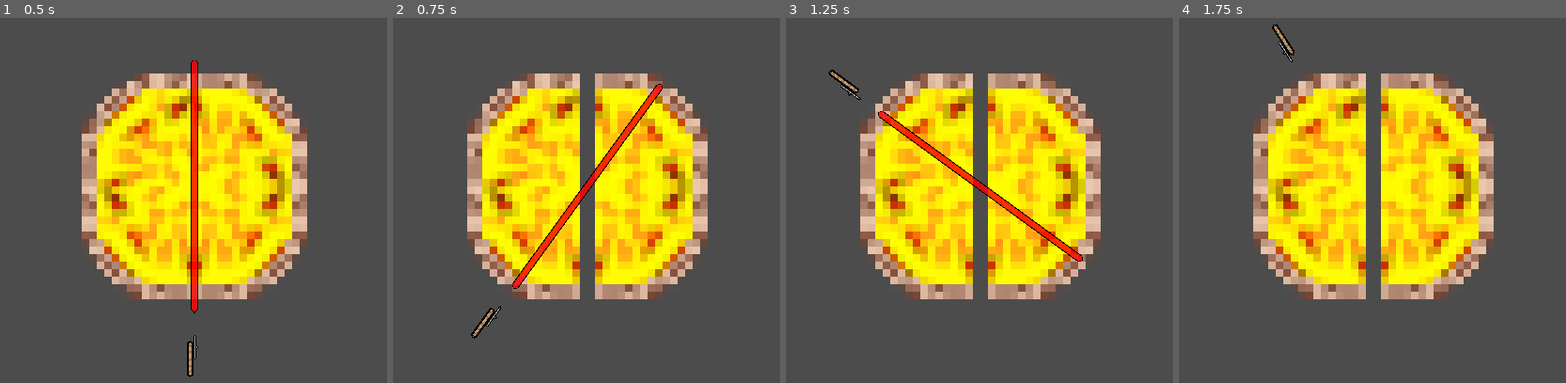
Above: before the commit, frames 1-4 (left to right).
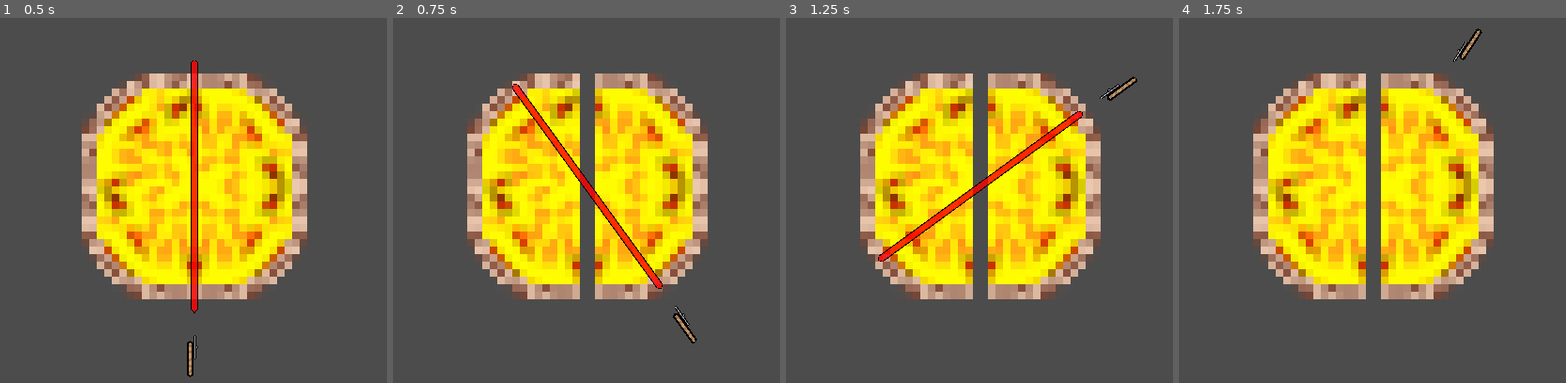
Above: after the commit, the same moments.

Repository: swashdev/minigame-madness
Game: Godot game, scene res://mini/za/scenes/za_minigame.tscn
Same seed, same stepped clock (60 frames per second), same inputs: the game is played once before the commit and once after it. This scene is started directly instead of the project's main scene.
Inputs:
- Up to frame 1 (0.5 s): no input
- Up to frame 2 (0.75 s): tap Enter at 0.5 s; hold Right (move_right) from 0.53 s (still down); hold Space (action) from 0.53 s (still down)
- Up to frame 3 (1.25 s): keep holding Right (move_right); keep holding Space (action); tap Up (move_up) at 0.77 s
- Up to frame 4 (1.75 s): keep holding Right (move_right); release Space (action) at 1.28 s; tap Space (action) at 1.35 s; tap Up (move_up) at 1.52 s

Frame 1 is identical in both runs. In frame 2, 3.0% of the frame differs, in the area x 20-79%, y 18-90%; in frame 3, 3.0%; in frame 4, 0.4%.

Commit message:
[ZA] reverse the slicer's movement.
The way I coded it made the slicer move conter-clockwise when the right
key was pressed and clockwise when the left was pressed.  Since this is
the opposite of the intended behavior, this commit fixes that.

Diff:
--- a/mini/za/scripts/slicer/slicer.gd
+++ b/mini/za/scripts/slicer/slicer.gd
@@ -13,6 +13,6 @@
 func _process( delta ):
 	if allow_movement:
 		if Input.is_action_pressed( "move_right" ):
+			rotation_degrees -= ROTATE_SPEED * delta
+		elif Input.is_action_pressed( "move_left" ):
 			rotation_degrees += ROTATE_SPEED * delta
-		elif Input.is_action_pressed( "move_left" ):
-			rotation_degrees -= ROTATE_SPEED * delta
